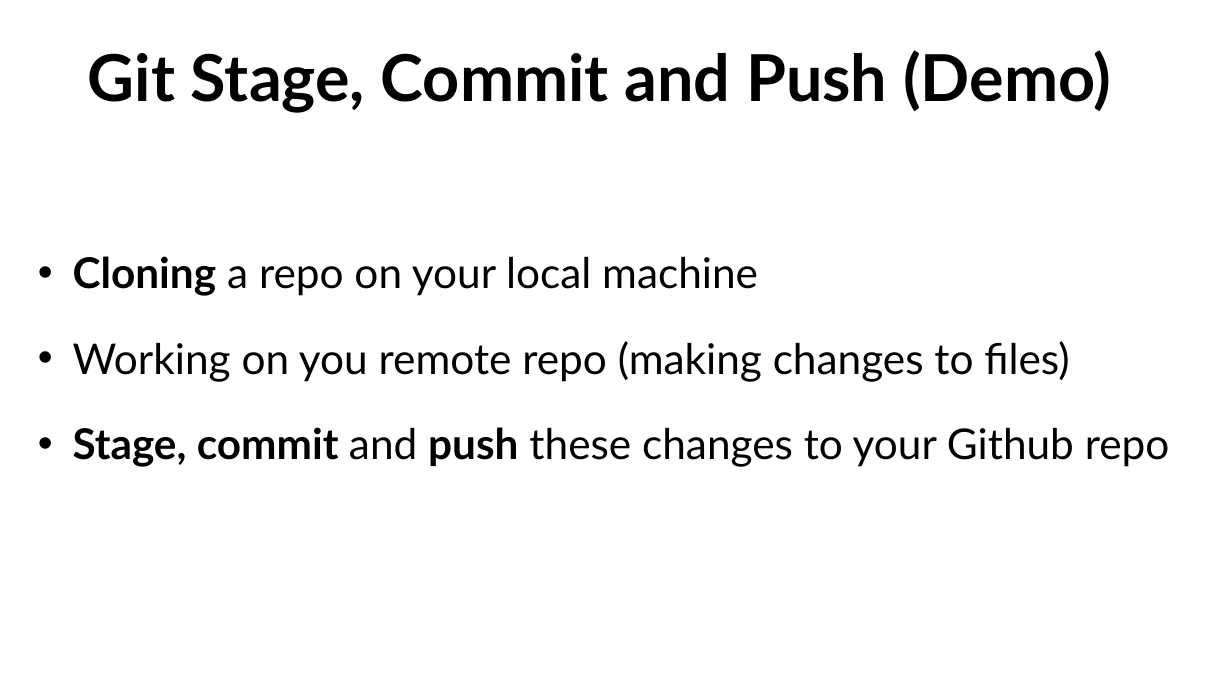
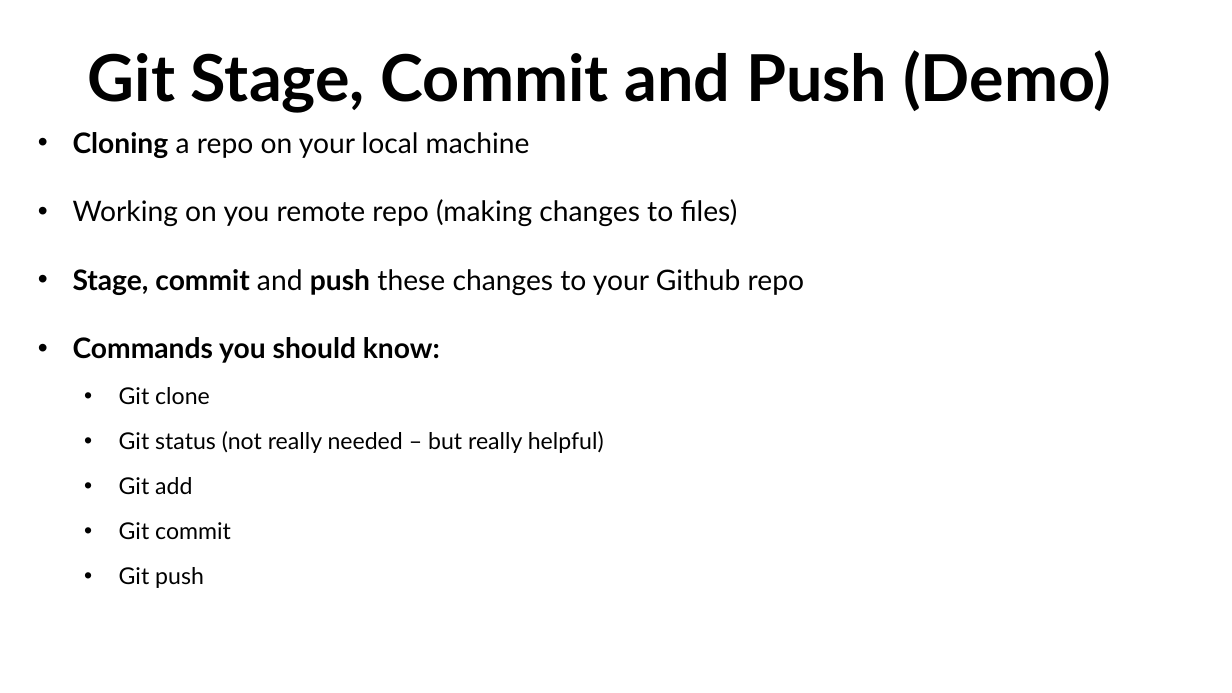
Before and after one commit to COGS108/Section-Fa20, a slide deck: slide 7 of disc02/disc02.pptx. Drawn at 1232x693 pixels with LibreOffice and Linux fonts; fonts in the diff are those of the drawing. Boxes give left, top, right and bottom in pixels: in the first picture for what was removed or moved away, otherwise in the second. Text is boxed around its words. In the diff, an @@ line names an element or a change of style, - is before the commit and + after.

```diff
--- a/disc02/disc02.pptx
+++ b/disc02/disc02.pptx
@@ text "Cloning a repo on your ..." moved from (x1=73, y1=256, x2=1170, y2=467) to (x1=73, y1=132, x2=804, y2=588) @@
@@ text at (x1=73, y1=132, x2=804, y2=295): size 66 to 44 pt in "Cloning a repo on your local machine", "Working on you remote repo (making changes ...", "Stage, commit and push these changes to ..." @@
@@ text at (x1=73, y1=337, x2=604, y2=588): paragraphs added @@
+• Commands you should know:
+  • Git clone
+  • Git status (not really needed – but really helpful)
+  • Git add
+  • Git commit
+  • Git push
```
Also in this commit, not shown: 4 other slides changed, 1 other file.
